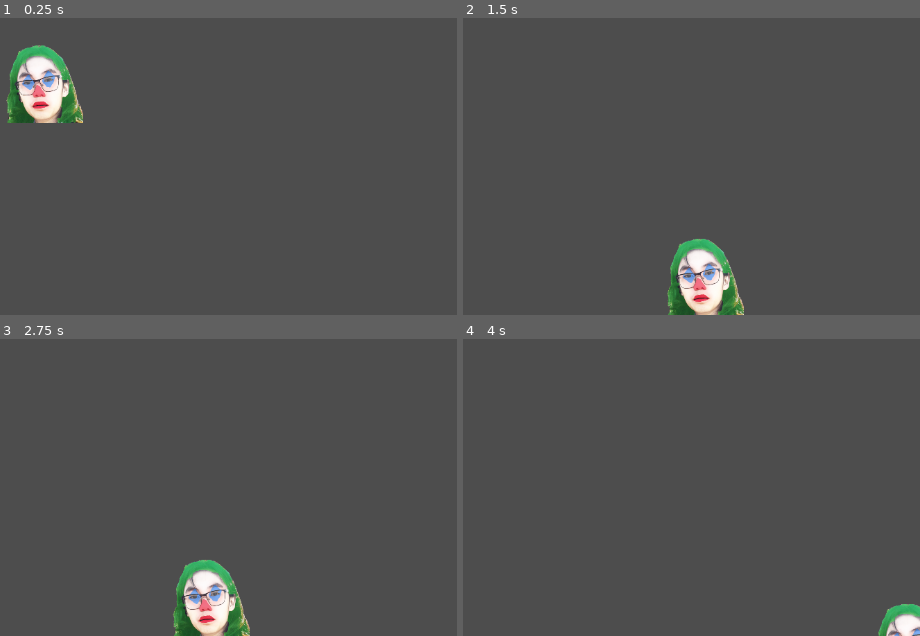
Above: before the commit, frames 1-4 (two rows, left to right).
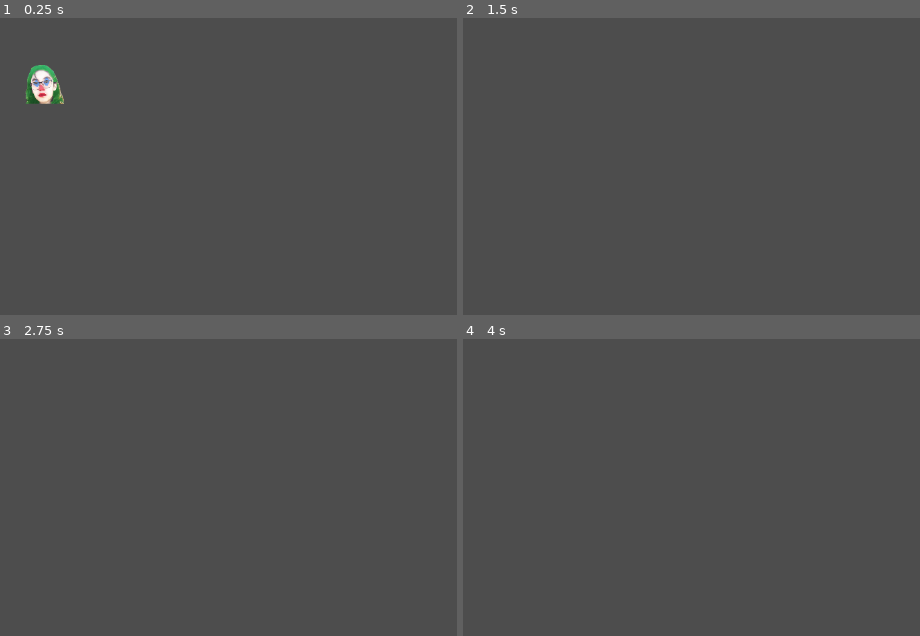
Above: after the commit, the same moments.

Repository: kinghos/OrbsGame
Game: Godot game, scene res://level_1.tscn
Two runs of this game, one before a commit and one after it. Both use one fixed random seed, a clock stepped at 60 frames per second and the inputs below.
Inputs:
- Up to frame 1 (0.25 s): no input
- Up to frame 2 (1.5 s): tap Enter (ui_accept) at 0.5, 0.77 s; hold Right (ui_right) from 0.53 s (still down)
- Up to frame 3 (2.75 s): tap Enter (ui_accept) at 1.52 s; release Right (ui_right) at 2.03 s; hold Left (ui_left) from 2.03 s (still down)
- Up to frame 4 (4 s): release Left (ui_left) at 2.78 s; hold Right (ui_right) from 2.78 s (still down); tap Enter (ui_accept) at 3.02, 3.77 s

The runs differ from the first frame. In frame 1, 3.3% of the frame differs, in the area x 1-19%, y 9-36%; in frame 2, 3.3%, in the area x 44-62%, y 74-100%; in frame 3, 3.3%; in frame 4, 0.8%.

Commit message:
Added git plugin

Diff:
--- a/Player1.tscn
+++ b/Player1.tscn
@@ -7,8 +7,8 @@
 script = ExtResource("1_seh7s")
 
 [node name="CollisionShape2D" type="CollisionPolygon2D" parent="."]
-position = Vector2(0.711555, 0.976624)
-scale = Vector2(0.376, 0.382)
+position = Vector2(0.367483, 4.73604)
+scale = Vector2(0.980482, 1.01516)
 polygon = PackedVector2Array(-6.43082, -34.4375, -19.4308, -29.4375, -23.4308, -17.4375, -27.4308, 10.5625, -27.4308, 22.5625, 28.5692, 22.5625, 28.5692, 15.5625, 26.5692, 9.5625, 23.5692, 2.5625, 16.5692, -19.4375, 13.5692, -25.4375, 0.569183, -34.4375)
 
 [node name="Sprite2D" type="Sprite2D" parent="."]
--- a/level_1.tscn
+++ b/level_1.tscn
@@ -1,20 +1,8 @@
-[gd_scene load_steps=3 format=3 uid="uid://c0oiyr0uw10o6"]
+[gd_scene load_steps=2 format=3 uid="uid://c0oiyr0uw10o6"]
 
 [ext_resource type="PackedScene" uid="uid://bd54bulneh1ty" path="res://Player1.tscn" id="1_3xqsn"]
 
-[sub_resource type="RectangleShape2D" id="RectangleShape2D_5mll1"]
-size = Vector2(804, 20)
-
 [node name="Level1" type="Node2D"]
-
-[node name="StaticBody2D" type="StaticBody2D" parent="."]
-position = Vector2(615, 561)
-
-[node name="Sprite2D" type="Sprite2D" parent="StaticBody2D"]
-
-[node name="CollisionShape2D" type="CollisionShape2D" parent="StaticBody2D"]
-position = Vector2(0, 53)
-shape = SubResource("RectangleShape2D_5mll1")
 
 [node name="Player1" parent="." instance=ExtResource("1_3xqsn")]
 position = Vector2(556, 283)
--- a/project.godot
+++ b/project.godot
@@ -18,3 +18,8 @@
 [dotnet]
 
 project/assembly_name="Orbs"
+
+[editor]
+
+version_control/plugin_name="GitPlugin"
+version_control/autoload_on_startup=true
Binary file changed: Assets/Player/Head.png
Not shown, added: addons/godot-git-plugin/plugin.cfg
Not shown, added: addons/godot-git-plugin/LICENSE
Not shown, added: addons/godot-git-plugin/THIRDPARTY.md
Not shown, added: addons/godot-git-plugin/git_plugin.gdextension
Not shown, added: addons/godot-git-plugin/linux/libgit_plugin.linux.editor.x86_64.so
Not shown, added: addons/godot-git-plugin/macos/libgit_plugin.macos.editor.universal.dylib
Not shown, added: addons/godot-git-plugin/win64/libgit_plugin.windows.editor.x86_64.dll
Not shown, added: addons/godot-git-plugin/win64/libgit_plugin.windows.editor.x86_64.exp
Not shown, added: addons/godot-git-plugin/win64/libgit_plugin.windows.editor.x86_64.lib
